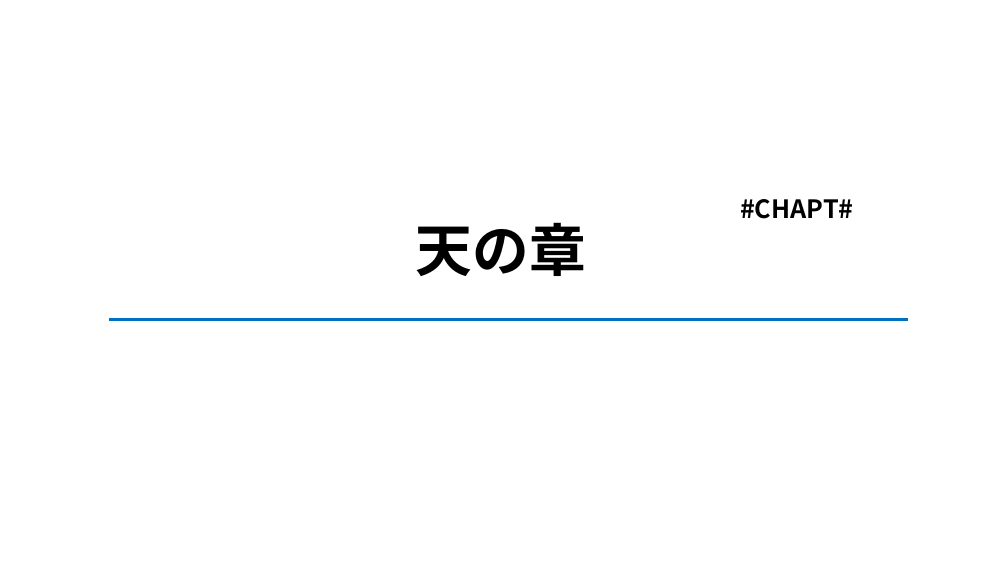
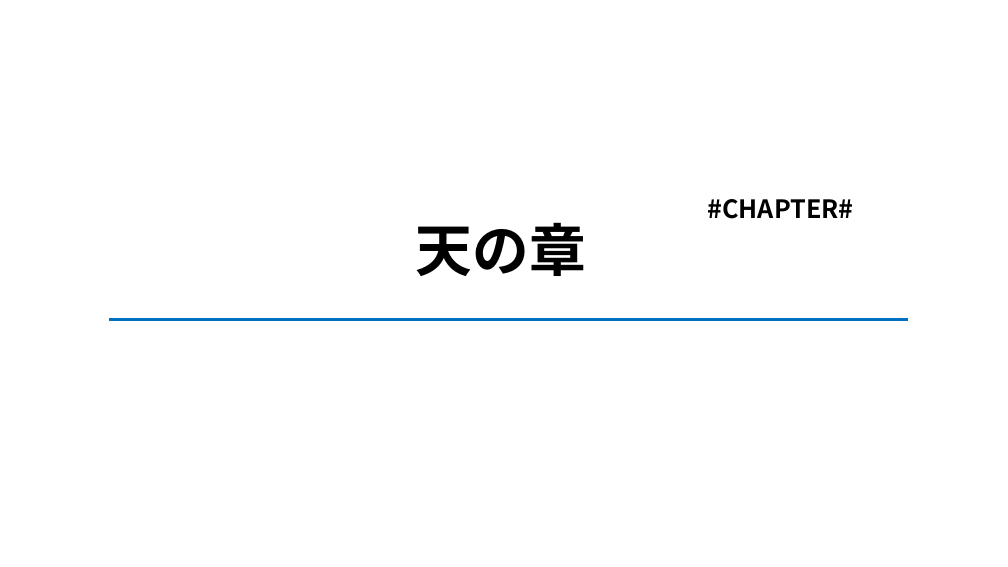
Before and after one commit to hiro77284/ppt-md-merger-samples, a slide deck: slide 2 of cases/105-pptx-numbering/src/105-example1.pptx. Drawn at 1008x567 pixels with LibreOffice and Linux fonts; fonts in the diff are those of the drawing. Boxes give left, top, right and bottom in pixels: in the first picture for what was removed or moved away, otherwise in the second. Text is boxed around its words. In the diff, an @@ line names an element or a change of style, - is before the commit and + after.

Commit message:
CHAPT -> CHAPTER

```diff
--- a/cases/105-pptx-numbering/src/105-example1.pptx
+++ b/cases/105-pptx-numbering/src/105-example1.pptx
@@ text at [707, 199, 853, 219]: text changed @@
-#CHAPT#
+#CHAPTER#
```
Also in this commit, not shown: 1 other slide changed, 14 other files.
